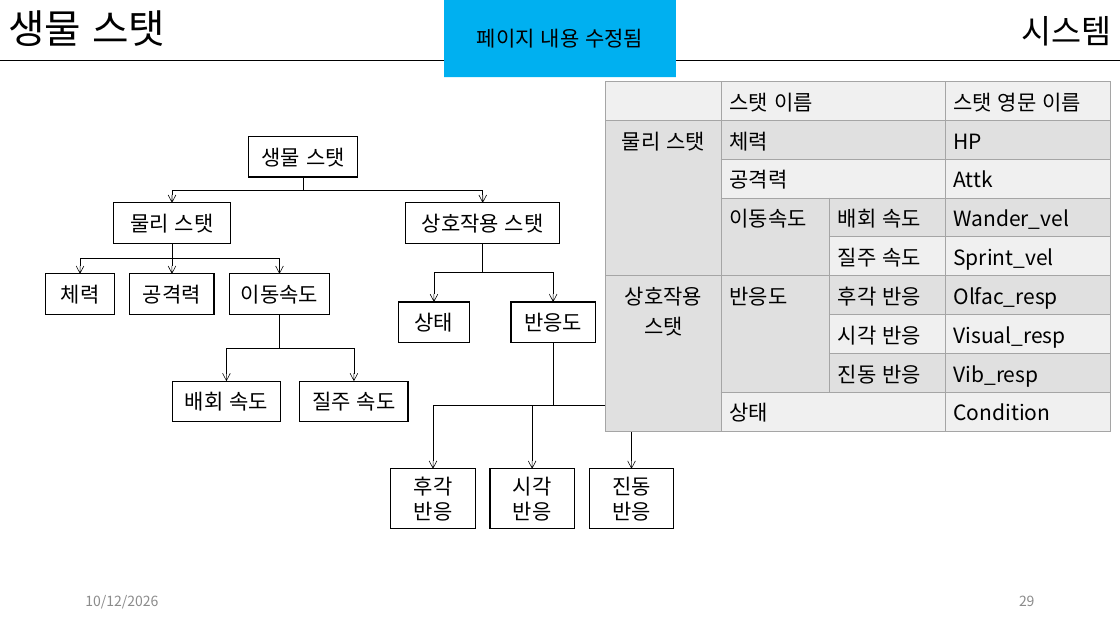
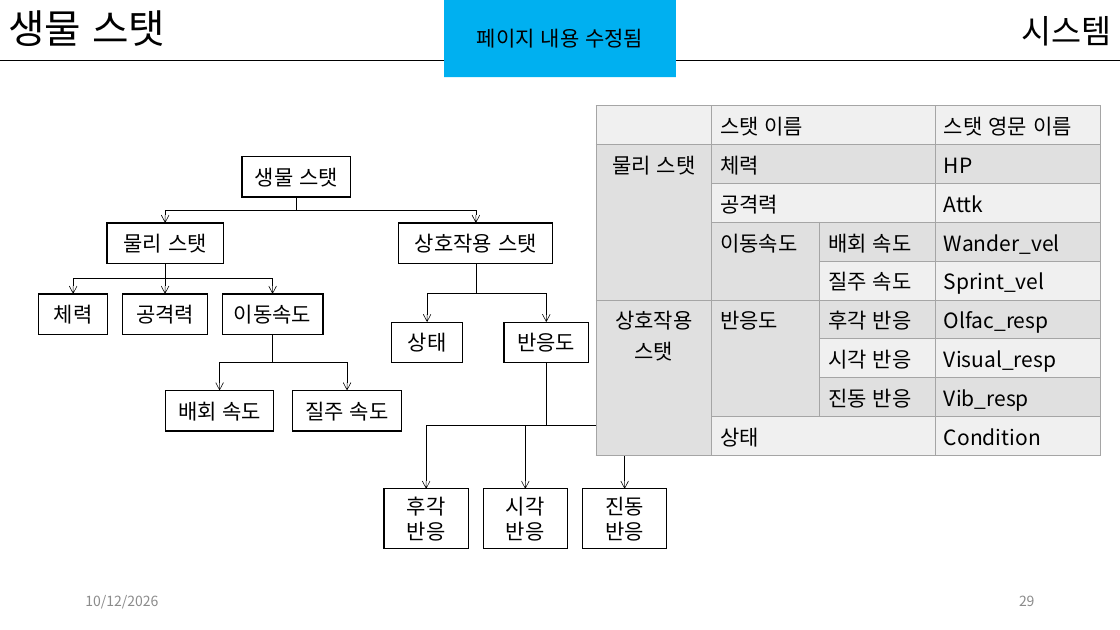
Before and after one commit to kwakyerin/2026_Graduation_Project, a slide deck: slide 29 of documents/HyunahKwon/design/designing/for_teammates/배트와 달트_기획서.pptx. Drawn at 1120x630 pixels with LibreOffice and Linux fonts; fonts in the diff are those of the drawing. Boxes give left, top, right and bottom in pixels: in the first picture for what was removed or moved away, otherwise in the second. Text is boxed around its words. In the diff, an @@ line names an element or a change of style, - is before the commit and + after.

Commit message:
플레이어 스탯 정의, 명세

```diff
--- a/documents/HyunahKwon/design/designing/for_teammates/배트와 달트_기획서.pptx
+++ b/documents/HyunahKwon/design/designing/for_teammates/배트와 달트_기획서.pptx
@@ table: place and size @@
-table at [606, 82, 1112, 426]
+table at [597, 106, 1102, 451]
@@ 10 rectangles, 8 elbow arrows: place and size @@
-10 rectangles, 8 elbow arrows at [45, 136, 632, 528]
+10 rectangles, 8 elbow arrows at [39, 156, 625, 549]
@@ elbow arrow moved from (280, 314) - (227, 381) to (273, 334) - (219, 391) @@
@@ elbow arrow moved from (280, 314) - (354, 381) to (273, 334) - (347, 391) @@
@@ 2 elbow arrows, 1 rectangle: place and size @@
-2 elbow arrows, 1 rectangle at [434, 343, 674, 528]
+2 elbow arrows, 1 rectangle at [426, 363, 666, 549]
@@ rectangle "배회 속도": place and size @@
-rectangle "배회 속도" at [172, 381, 281, 422]
+rectangle "배회 속도" at [166, 391, 274, 431]
@@ rectangle "질주 속도": place and size @@
-rectangle "질주 속도" at [300, 381, 408, 422]
+rectangle "질주 속도" at [293, 391, 402, 431]
```
Also in this commit, not shown: 2 slides added, 1 other file.
